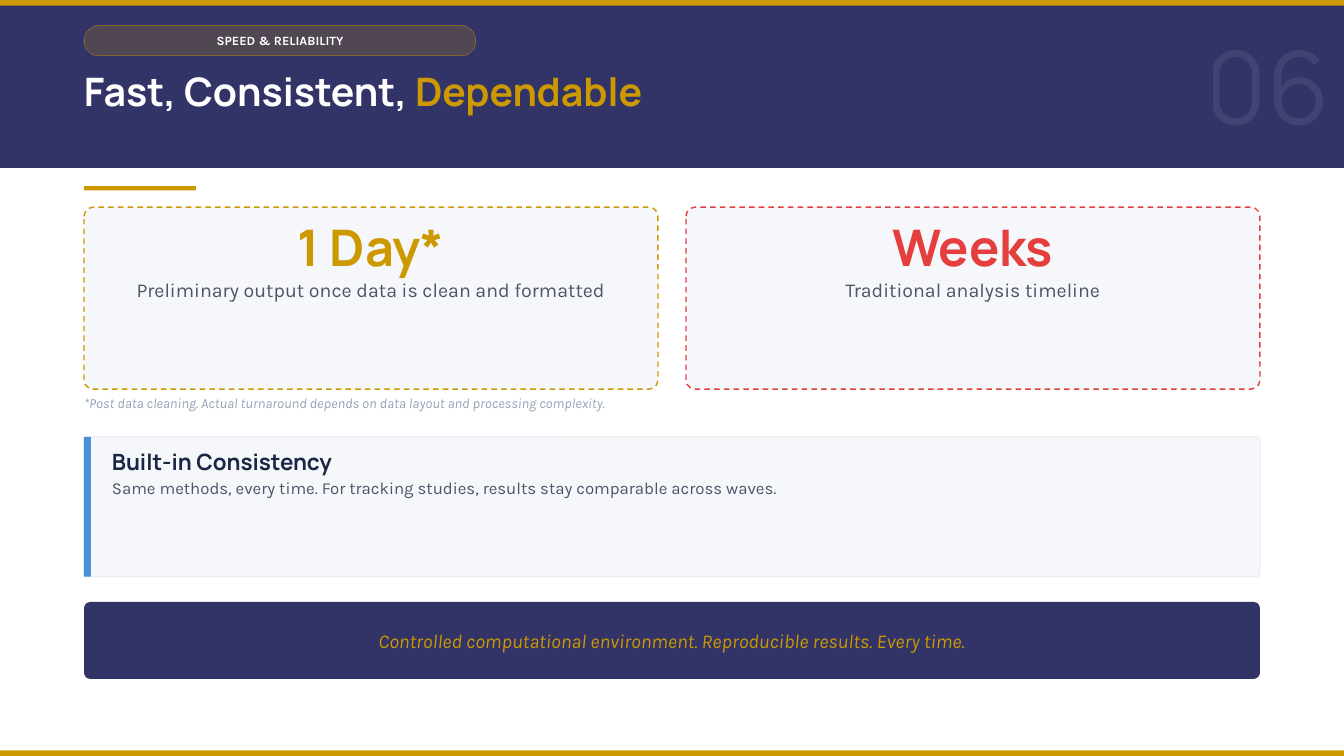
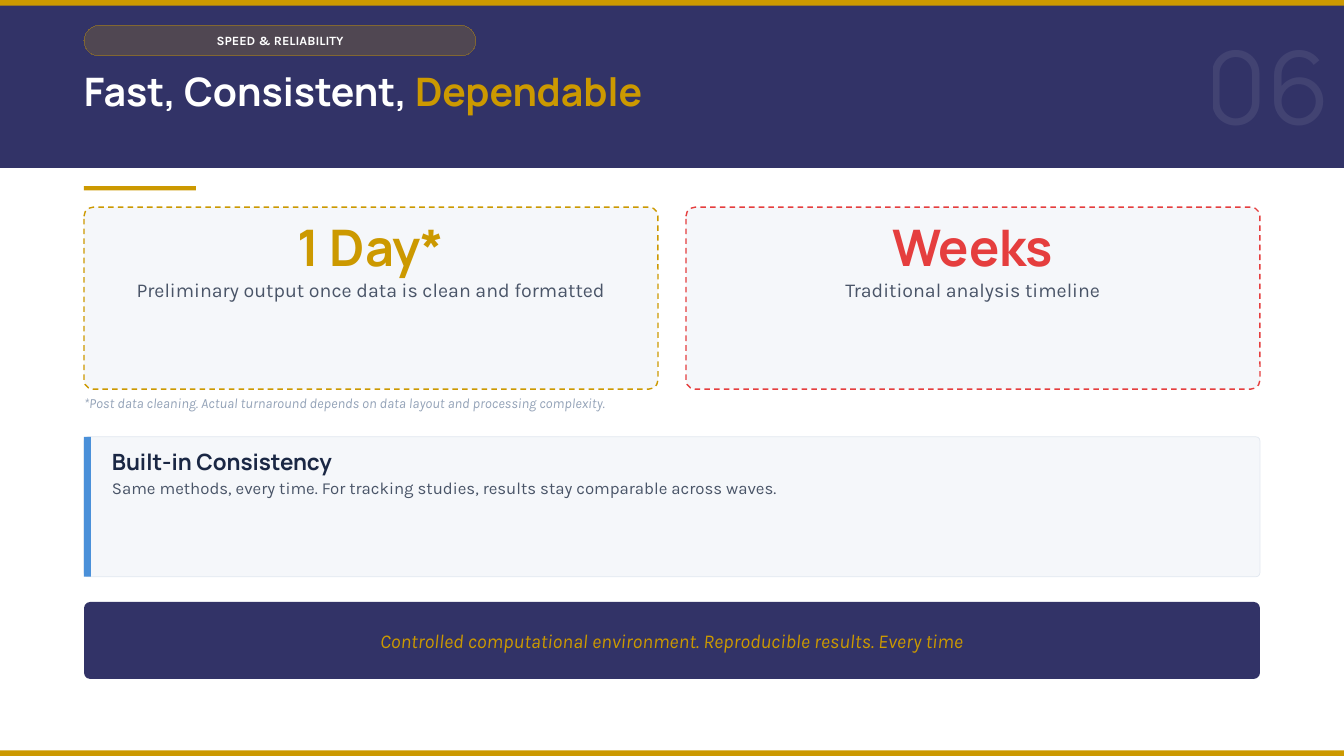
Before and after one commit to DuncanRBrett/Turas, a slide deck: slide 7 of docs/marketing/Introducing Turas v6.pptx. Drawn at 1344x756 pixels with LibreOffice and Linux fonts; fonts in the diff are those of the drawing. Boxes give left, top, right and bottom in pixels: in the first picture for what was removed or moved away, otherwise in the second. Text is boxed around its words. In the diff, an @@ line names an element or a change of style, - is before the commit and + after.

```diff
--- a/docs/marketing/Introducing Turas v6.pptx
+++ b/docs/marketing/Introducing Turas v6.pptx
@@ text in rounded rectangle at (380,634,964,653): text changed @@
-Controlled computational environment. Reproducible results. Every time.
+Controlled computational environment. Reproducible results. Every time
```
Also in this commit, not shown: 11 other slides changed, 5 other files.
